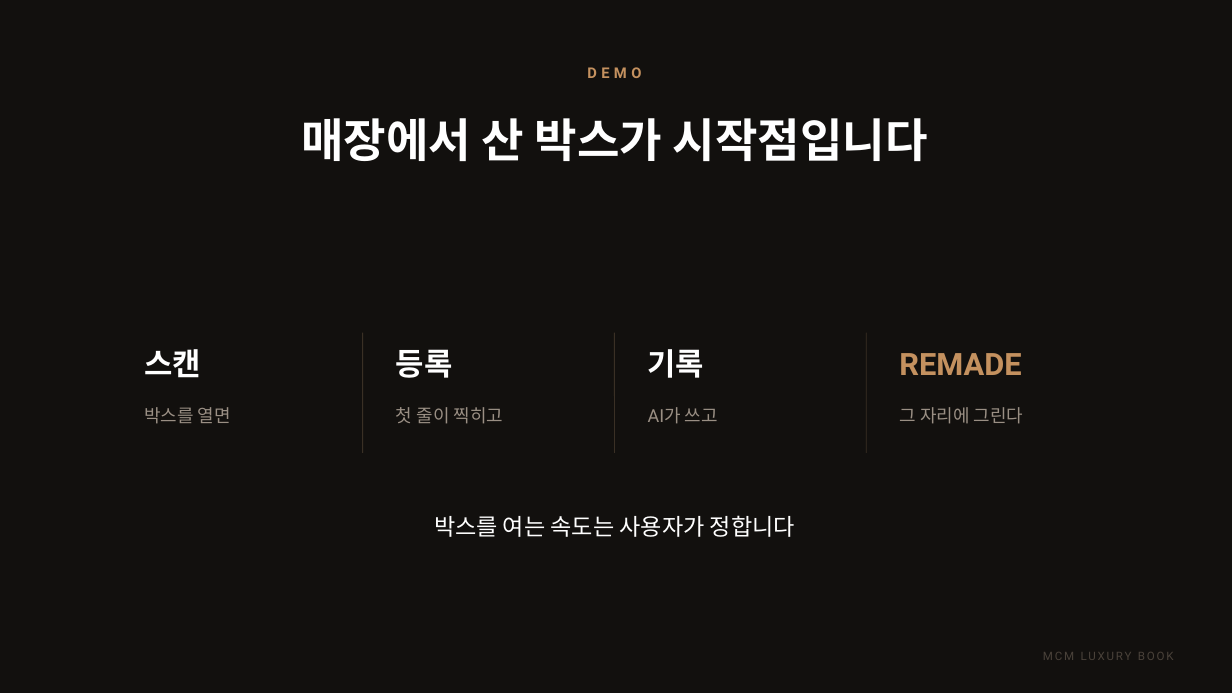
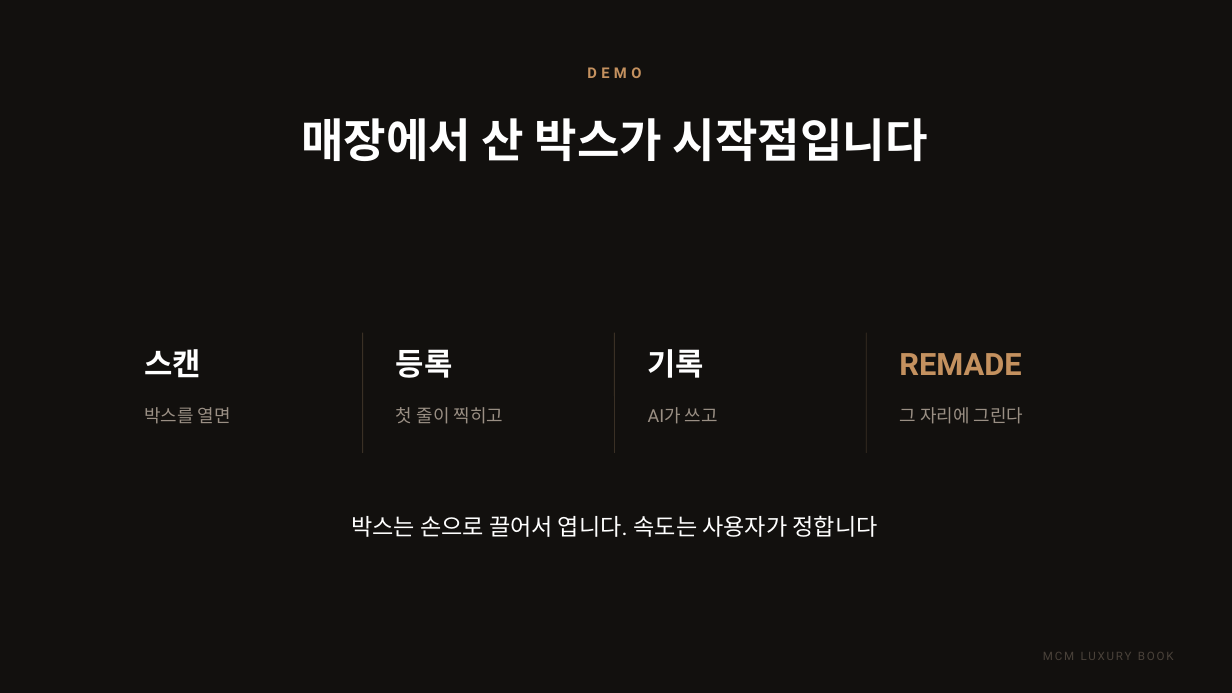
Before and after one commit to elominatedCloud/likeGonzi, a slide deck: slide 27 of docs/ir/MCM_Luxury_Book_IR.pptx. Drawn at 1232x693 pixels with LibreOffice and Linux fonts; fonts in the diff are those of the drawing; background and template pictures are left out. Boxes give left, top, right and bottom in pixels: in the first picture for what was removed or moved away, otherwise in the second. Text is boxed around its words. In the diff, an @@ line names an element or a change of style, - is before the commit and + after.

```diff
--- a/docs/ir/MCM_Luxury_Book_IR.pptx
+++ b/docs/ir/MCM_Luxury_Book_IR.pptx
@@ text at (351,515,878,537): text changed @@
-박스를 여는 속도는 사용자가 정합니다
+박스는 손으로 끌어서 엽니다. 속도는 사용자가 정합니다
```
Also in this commit, not shown: 1 other slide changed, 3 other files.
